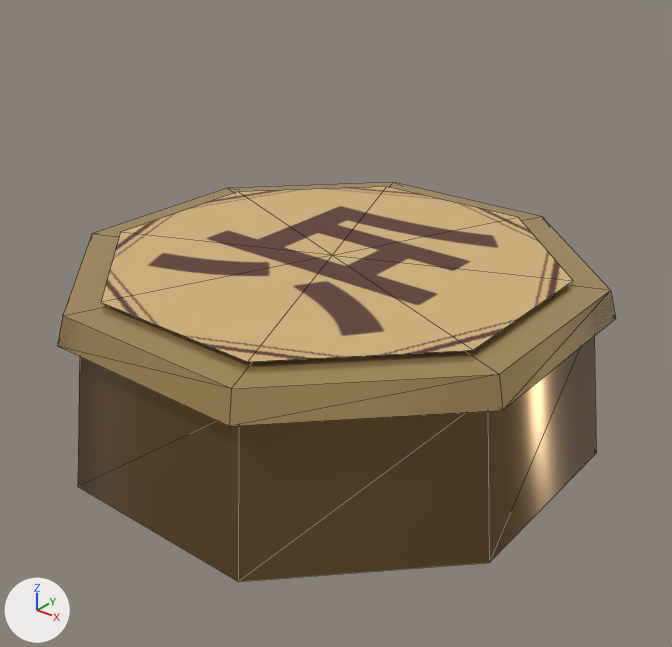
An edit to the glTF model Assets/Models/Red7.glb, drawn before and after from the same camera.
Before and after are seen from a 50 mm camera at (0.678, -0.841, 0.723) aimed at (0.022, -0.02, 0.214). Every picture has the same lights, and +X, +Y and +Z are marked at lower left. The older version comes first. Mesh edges are drawn as thin lines. Vertices at exactly the same position are counted once.

The scene before the commit, as lines of its bpy script (objects in view):
```python
mat_material_0 = principled_material('Material_0')
mat_material_0.base_color = (0.262, 0.153, 0.0545)  # brown #8c6d42
mat_material_0.metallic = 0.8
mat_material_0.roughness = 0.28
me_mesh_0 = bpy.data.meshes.new('Mesh_0')
me_mesh_0.from_pydata(...)  # 45 vertices, 72 faces; spans x -0.319..0.319, y -0.319..0.319, z 0.065..0.294
# faces by material slot: [32, 32, 8]
me_mesh_0.materials.append(mat_material_0)  # brown #8c6d42
me_mesh_0.materials.append(mat_material_1)  # brown #cbaa70
me_mesh_0.materials.append(mat_material_2)  # picture img_image_0
ob_red7 = bpy.data.objects.new('Red7', me_mesh_0)
ob_red7.location = (0.0, 0.0, 0.0)
```
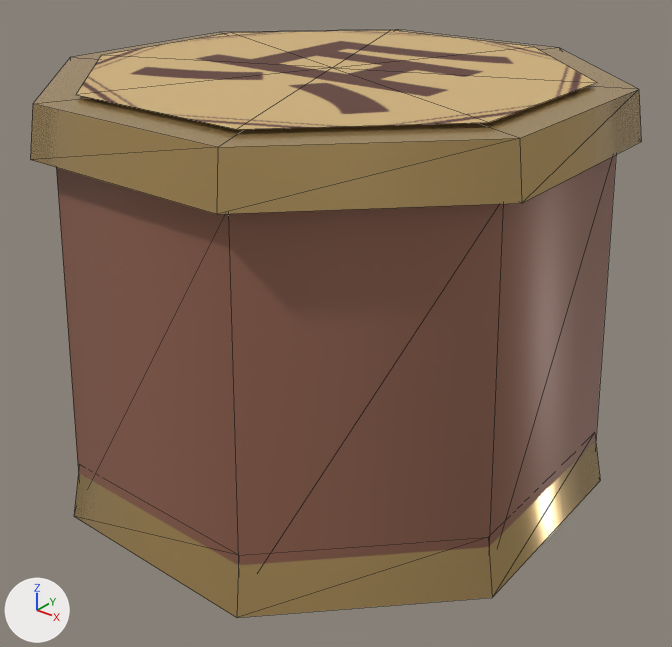
Boxes (x1, y1, x2, y2) around the edits, measured in the pictures (672 x 647 px; the box of a moved part takes in the faces that stretch with it):
'Red7', surface changed, reshaped (9% wider, 48% taller): before (58, 183, 616, 582); after (30, 29, 641, 618)
part 1 of me_mesh_0, added (brown): after (56, 155, 616, 565)
part 2 of me_mesh_0, added (brown): after (30, 29, 641, 214)
part 3 of me_mesh_0, added (brown): after (74, 441, 600, 618)
part 4 of me_mesh_0, moved or reshaped: before (101, 187, 573, 362); after (76, 30, 597, 129)
part 5 of me_mesh_0, deleted (brown): before (78, 337, 596, 582)
part 6 of me_mesh_0, deleted (brown): before (58, 183, 616, 426)

What the commit changed:
In material 'Material_0' (mat_material_0), metallic goes from 0.8 to 0.12.
In material 'Material_0' (mat_material_0), roughness goes from 0.28 to 0.45.
me_mesh_0 is used by ob_red7; location (0.0, 0.0, 0.0).
me_mesh_0 had 45 vertices, 72 faces and spanned x -0.319..0.319, y -0.319..0.319, z 0.065..0.294.
me_mesh_0 now has 63 vertices, 104 faces and spans x -0.328..0.328, y -0.328..0.328, z 0.025..0.522.
me_mesh_0 part 1: a new loose piece, an 8-sided cut cone along z (radius 0.345 at the low end, 0.32 at the high end) spanning x -0.319..0.319, y -0.319..0.319, z 0.04..0.46, in mat_material_0 (brown #956653).
me_mesh_0 part 2: a new loose piece, an 8-sided cut cone along z (radius 0.345 at the low end, 0.335 at the high end) spanning x -0.319..0.319, y -0.319..0.319, z 0.463..0.517, in mat_material_1 (brown #cbaa70).
me_mesh_0 part 3: a new loose piece, an 8-sided cut cone along z (radius 0.355 at the low end, 0.34 at the high end) spanning x -0.328..0.328, y -0.328..0.328, z 0.025..0.095, in mat_material_1 (brown #cbaa70).
me_mesh_0 part 4: the loose piece of 9 vertices spanning x -0.27..0.27, y -0.27..0.27, z 0.294 is moved by (0.0, 0.0, 0.228).
me_mesh_0 part 5: the loose piece of 18 vertices spanning x -0.319..0.319, y -0.319..0.319, z 0.065..0.255 is deleted.
me_mesh_0 part 6: the loose piece of 18 vertices spanning x -0.319..0.319, y -0.319..0.319, z 0.252..0.287 is deleted.
